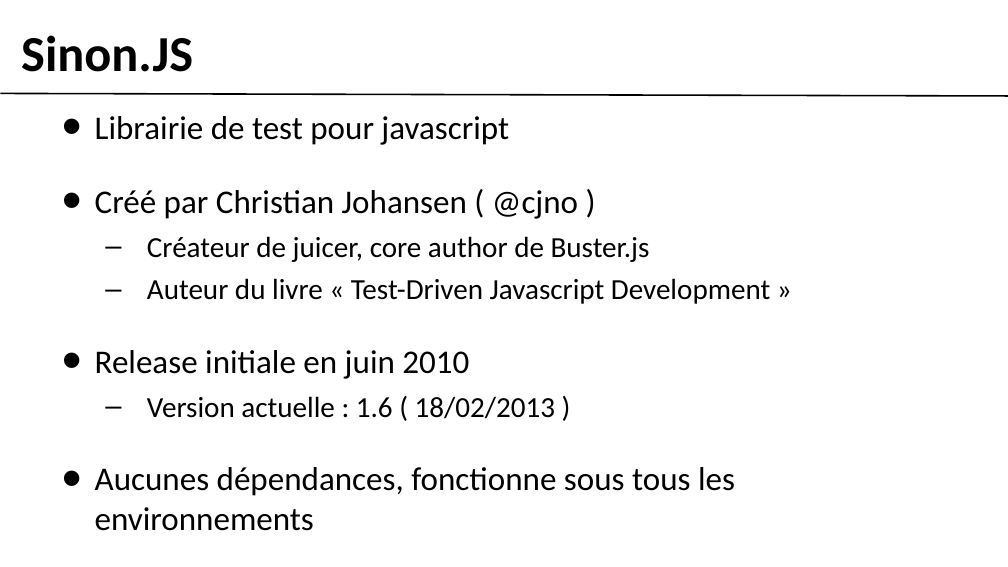
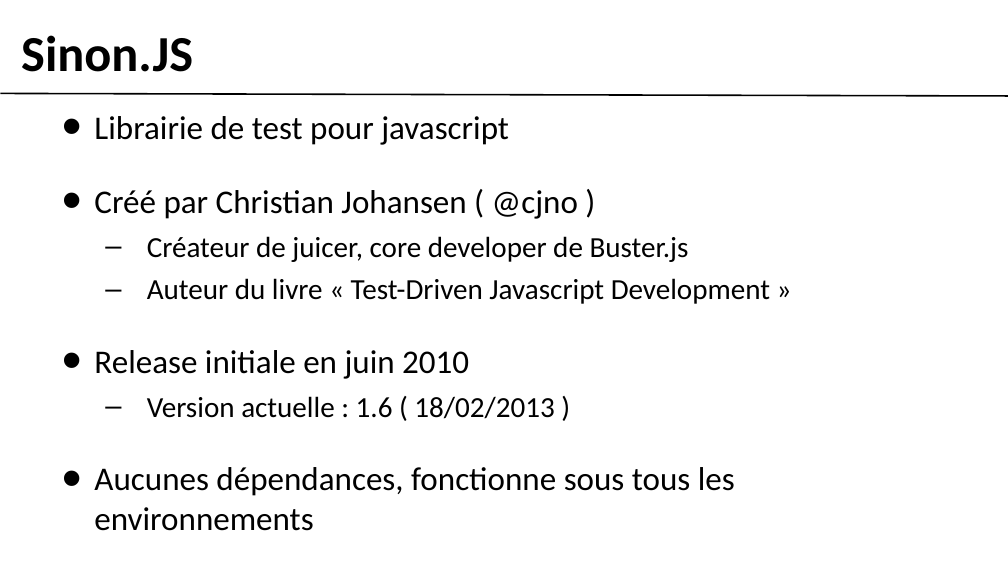
Before and after one commit to gobengo/devoxx-panorama-js-testing, a slide deck: slide 2 of doc/sinonjs_part.ppt. Drawn at 1008x567 pixels with LibreOffice and Linux fonts; fonts in the diff are those of the drawing; background and template pictures are left out. Boxes give left, top, right and bottom in pixels: in the first picture for what was removed or moved away, otherwise in the second. Text is boxed around its words. In the diff, an @@ line names an element or a change of style, - is before the commit and + after.

```diff
--- a/doc/sinonjs_part.ppt
+++ b/doc/sinonjs_part.ppt
@@ text at [94, 116, 770, 531]: indent changed @@
@@ text at [147, 236, 689, 262]: text changed @@
-  – Créateur de juicer, core author de Buster.js
+  – Créateur de juicer, core developer de Buster.js
```
Also in this commit, not shown: 8 other slides changed, 5 slides added, 4 slides removed, 2 other files.
